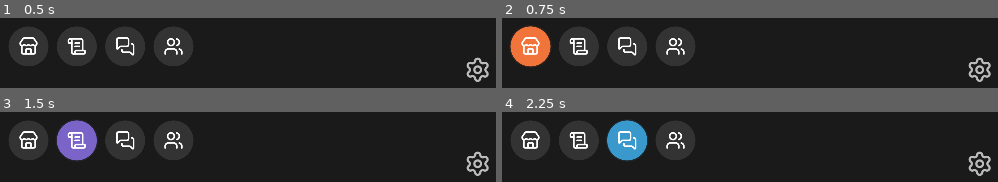
Above: before the commit, frames 1-4 (two rows, left to right).
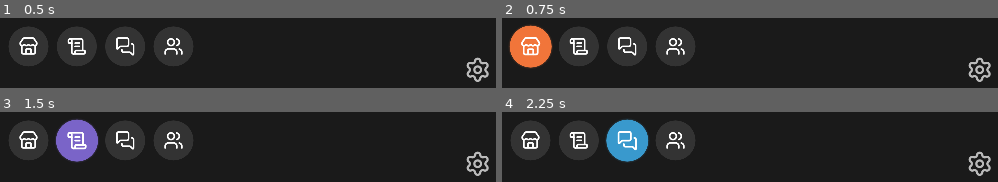
Above: after the commit, the same moments.

Repository: Bildurre/choque_de_leyendas_vg
Game: Godot game, scene res://screens/main_menu/main_menu_desktop.tscn
The game is run twice, just before and just after one commit, with the same random seed, the same clock (stepped at 60 frames per second) and the same inputs.
Inputs (mouse positions are in pixels of both pictures, inside the frame that each line leads up to):
- Up to frame 1 (0.5 s): no input
- Up to frame 2 (0.75 s): click (531, 46) at 0.5 s
- Up to frame 3 (1.5 s): click (74, 140) at 1.25 s
- Up to frame 4 (2.25 s): click (626, 140) at 2 s

Frame 1 is identical in both runs. In frame 2, 0.9% of the frame differs, in the area x 1-11%, y 10-72%; in frame 3, 0.8%; in frame 4, 0.8%.

Commit message:
Restore hover scale animation with softer, slower transition
Changed from TRANS_BACK to TRANS_CUBIC and 0.15s to 0.25s for both
enter and exit, giving a smoother feel.

https://claude.ai/code/session_0176j4sJi8nNgewyZfevnuDY

Diff:
--- a/ui/components/buttons/icon_button.gd
+++ b/ui/components/buttons/icon_button.gd
@@ -13,6 +13,7 @@
 ## Padding interior entre el borde del boton y el icono.
 @export var icon_padding: float = 24.0
 
+var _tween: Tween
 var _normal_style: StyleBoxFlat
 var _hover_style: StyleBoxFlat
 var _pressed_style: StyleBoxFlat
@@ -27,6 +28,12 @@
 	text = ""
 
 	_setup_styles()
+
+	resized.connect(_update_pivot)
+	_update_pivot()
+
+	mouse_entered.connect(_on_hover_entered)
+	mouse_exited.connect(_on_hover_exited)
 
 
 func _setup_styles() -> void:
@@ -71,3 +78,21 @@
 
 	# Cursor de mano
 	mouse_default_cursor_shape = Control.CURSOR_POINTING_HAND
+
+
+func _update_pivot() -> void:
+	pivot_offset = size / 2.0
+
+
+func _on_hover_entered() -> void:
+	if _tween:
+		_tween.kill()
+	_tween = create_tween().set_ease(Tween.EASE_OUT).set_trans(Tween.TRANS_CUBIC)
+	_tween.tween_property(self, "scale", Vector2(1.05, 1.05), 0.25)
+
+
+func _on_hover_exited() -> void:
+	if _tween:
+		_tween.kill()
+	_tween = create_tween().set_ease(Tween.EASE_OUT).set_trans(Tween.TRANS_CUBIC)
+	_tween.tween_property(self, "scale", Vector2.ONE, 0.25)
